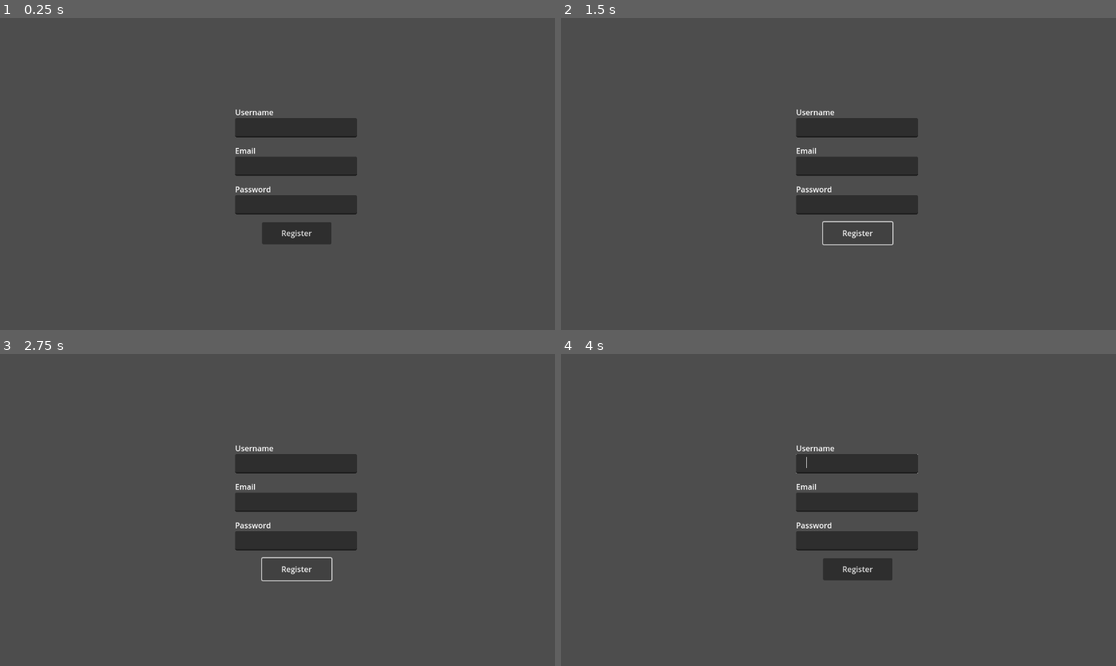
Above: before the commit, frames 1-4 (two rows, left to right).
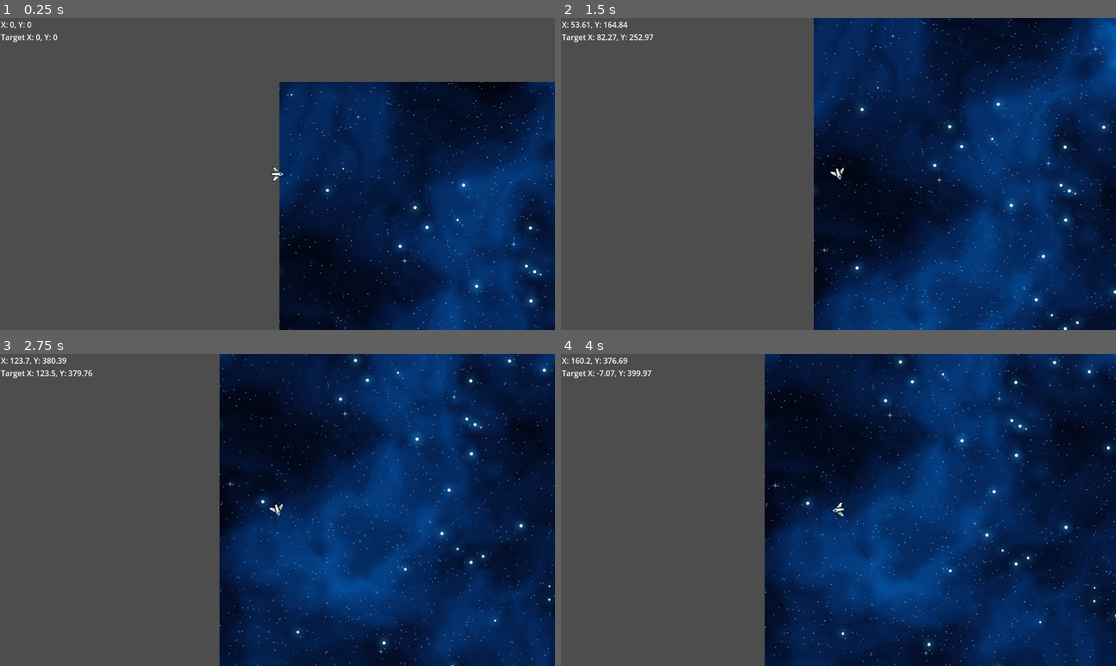
Above: after the commit, the same moments.

Repository: Mopcho/nebulariders-server
Game: Godot game, scene res://main_scene.tscn
Same seed, same stepped clock (60 frames per second), same inputs: the game is played once before the commit and once after it.
Inputs (mouse positions are in pixels of both pictures, inside the frame that each line leads up to):
- Up to frame 1 (0.25 s): no input
- Up to frame 2 (1.5 s): click (855, 233) at 0.5 s, where only the run before the commit has a clickable "Register"; click (855, 233) at 1.25 s, where only the run before the commit has a clickable "Register"
- Up to frame 3 (2.75 s): click (294, 569) at 2 s, where only the run before the commit has a clickable "Register"
- Up to frame 4 (4 s): move the mouse to (960, 494) at 2.77 s; hold Tab (ui_focus_next) 2.78-3.53 s; click (960, 494) at 3.05 s; move the mouse to (727, 525) at 3.52 s; click (727, 525) at 3.6 s; tap Tab (ui_focus_next) at 3.8 s

The runs differ from the first frame. In frame 1, 41% of the frame differs, in the area x 0-100%, y 1-100%; in frame 2, 55%; in frame 3, 61%; in frame 4, 64%, in the area x 0-100%, y 0-100%.

Commit message:
implement basic multiplayer

Diff:
--- /dev/null
+++ b/client/auth_scene.gd
@@ -0,0 +1,66 @@
+extends Node2D
+
+const JSON_HEADERS = ["Content-Type: application/json"];
+const BASE_URL = "http://localhost:8081";
+
+var register_request = HTTPRequest.new()
+var login_request = HTTPRequest.new();
+
+func _ready():
+	add_child(register_request);
+	add_child(login_request);
+
+	register_request.connect("request_completed", self._on_register_request_completed)
+	login_request.connect("request_completed", self._on_login_request_completed)
+	$LoginUI.show();
+
+func _on_login_ui_register_here_pressed():
+	$RegisterUI.show()
+	$LoginUI.hide()
+
+func _on_register_ui_sign_here_pressed():
+	$LoginUI.show()
+	$RegisterUI.hide()
+
+func _on_register_ui_submit(username: String, email: String, password: String):
+	print("POST /api/auth/register")
+	var url = "{BASE_URL}/api/auth/register".format({"BASE_URL": BASE_URL})
+
+	var register_data = JSON.new().stringify(
+		{
+			"username": username,
+			"email": email,
+			"password": password
+		}
+	)
+
+	print(register_data)
+
+	register_request.request(url, JSON_HEADERS, HTTPClient.METHOD_POST, register_data);
+
+func _on_login_ui_submit(email: String, password: String):
+	print("POST /api/auth/login")
+	var url = "{BASE_URL}/api/auth/login".format({"BASE_URL": BASE_URL})
+
+	var login_data = JSON.new().stringify(
+		{
+			"email": email,
+			"password": password
+		}
+	)
+
+	print(login_data)
+
+	login_request.request(url, JSON_HEADERS, HTTPClient.METHOD_POST, login_data);
+
+func _on_register_request_completed(result, response_code, headers, body):
+	print(JSON.parse_string(body.get_string_from_utf8()))
+	if (response_code == 200):
+		$LoginUI.show()
+		$RegisterUI.hide();
+		print("REGISTRETED")
+
+func _on_login_request_completed(result, response_code, headers, body):
+	print(JSON.parse_string(body.get_string_from_utf8()))
+	if (response_code == 200):
+		get_tree().change_scene_to_file("res://world/world.tscn");
--- /dev/null
+++ b/client/auth_scene.tscn
@@ -0,0 +1,30 @@
+[gd_scene load_steps=5 format=3 uid="uid://dfaj7m3ohel21"]
+
+[ext_resource type="Script" path="res://auth_scene.gd" id="1_04dgd"]
+[ext_resource type="PackedScene" uid="uid://8vpsxtdoiey6" path="res://ui/register_ui.tscn" id="1_bcyd7"]
+[ext_resource type="PackedScene" uid="uid://cs6yncyn445ab" path="res://ui/login_ui.tscn" id="2_atjh1"]
+[ext_resource type="PackedScene" uid="uid://douecpevtalxx" path="res://ui/parallax_background.tscn" id="4_1f847"]
+
+[node name="AuthScene" type="Node2D"]
+script = ExtResource("1_04dgd")
+
+[node name="RegisterUI" parent="." instance=ExtResource("1_bcyd7")]
+visible = false
+offset_left = 572.0
+offset_top = 344.0
+offset_right = 572.0
+offset_bottom = 344.0
+
+[node name="LoginUI" parent="." instance=ExtResource("2_atjh1")]
+visible = false
+offset_left = 572.0
+offset_top = 344.0
+offset_right = 572.0
+offset_bottom = 344.0
+
+[node name="ParallaxBackground" parent="." instance=ExtResource("4_1f847")]
+
+[connection signal="sign_here_pressed" from="RegisterUI" to="." method="_on_register_ui_sign_here_pressed"]
+[connection signal="submit" from="RegisterUI" to="." method="_on_register_ui_submit"]
+[connection signal="register_here_pressed" from="LoginUI" to="." method="_on_login_ui_register_here_pressed"]
+[connection signal="submit" from="LoginUI" to="." method="_on_login_ui_submit"]
--- a/client/main_scene.tscn
+++ b/client/main_scene.tscn
@@ -5,7 +5,7 @@
 
 # Called when the node enters the scene tree for the first time.
 func _ready():
-	get_tree().change_scene_to_file(\"res://ui/register_ui.tscn\")
+	get_tree().change_scene_to_file(\"res://world/world.tscn\")
 
 # Called every frame. 'delta' is the elapsed time since the previous frame.
 func _process(delta):
--- a/client/project.godot
+++ b/client/project.godot
@@ -14,3 +14,11 @@
 run/main_scene="res://main_scene.tscn"
 config/features=PackedStringArray("4.2", "Forward Plus")
 config/icon="res://icon.svg"
+
+[input]
+
+left_mouse={
+"deadzone": 0.5,
+"events": [Object(InputEventMouseButton,"resource_local_to_scene":false,"resource_name":"","device":-1,"window_id":0,"alt_pressed":false,"shift_pressed":false,"ctrl_pressed":false,"meta_pressed":false,"button_mask":0,"position":Vector2(0, 0),"global_position":Vector2(0, 0),"factor":1.0,"button_index":1,"canceled":false,"pressed":false,"double_click":false,"script":null)
+]
+}
--- a/client/test_script.gd
+++ /dev/null
@@ -1,11 +0,0 @@
-extends Node2D
-
-
-# Called when the node enters the scene tree for the first time.
-func _ready():
-	pass # Replace with function body.
-
-
-# Called every frame. 'delta' is the elapsed time since the previous frame.
-func _process(delta):
-	pass
--- /dev/null
+++ b/client/ui/ParallaxBackground.gd
@@ -0,0 +1,7 @@
+extends ParallaxBackground
+
+@export var scroll_speed: Vector2 = Vector2(20,0);
+
+# Called every frame. 'delta' is the elapsed time since the previous frame.
+func _process(delta):
+	self.scroll_offset += scroll_speed * delta;
--- a/client/ui/login_ui.gd
+++ b/client/ui/login_ui.gd
@@ -1,33 +1,21 @@
 extends Control
 
-var http_request = HTTPRequest.new()
-
-const JSON_HEADERS = ["Content-Type: application/json"];
-const BASE_URL = "http://localhost:8081";
+signal submit(email: String, password: String)
+signal register_here_pressed
 
 func _ready():
-	add_child(http_request)
-	http_request.request_completed.connect(self._on_request_completed)
-
-func _on_request_completed(result, response_code, headers, body):
-	var json = JSON.parse_string(body.get_string_from_utf8())
-
-	if response_code == 200:
-		print("YOU ARE NOW LOGGED!")
+	$EmailInput.grab_focus()
 
 func _on_submit():
-	print("POST /api/auth/login")
-	var url = "{BASE_URL}/api/auth/login".format({"BASE_URL": BASE_URL})
+	submit.emit($EmailInput.text, $PasswordInput.text)
 
-	var login_data = JSON.new().stringify(
-		{
-			"email": $EmailInput.text,
-			"password": $PasswordInput.text
-		}
-	)
+func _on_register_here():
+	register_here_pressed.emit()
 
-	print(login_data)
-
-	var result = http_request.request(url, JSON_HEADERS, HTTPClient.METHOD_POST, login_data);
-
-	print(result);
+func _on_gui_input_forbid_tab(event, next_node, prev_node):
+	if (event.is_action_pressed("ui_focus_prev")):
+		get_node(prev_node).grab_focus()
+		self.accept_event()
+	elif (event.is_action_pressed("ui_focus_next")):
+		get_node(next_node).grab_focus()
+		self.accept_event()
--- a/client/ui/login_ui.tscn
+++ b/client/ui/login_ui.tscn
@@ -1,6 +1,9 @@
-[gd_scene load_steps=2 format=3 uid="uid://cs6yncyn445ab"]
+[gd_scene load_steps=3 format=3 uid="uid://cs6yncyn445ab"]
 
 [ext_resource type="Script" path="res://ui/login_ui.gd" id="1_t6m8b"]
+
+[sub_resource type="LabelSettings" id="LabelSettings_e44mb"]
+font_size = 10
 
 [node name="LoginUI" type="Control"]
 layout_mode = 3
@@ -13,7 +16,7 @@
 grow_vertical = 2
 script = ExtResource("1_t6m8b")
 
-[node name="Button3" type="Button" parent="."]
+[node name="SubmitButton" type="Button" parent="."]
 layout_mode = 0
 offset_left = -32.0
 offset_top = 20.0
@@ -26,14 +29,15 @@
 layout_mode = 0
 offset_left = -88.0
 offset_top = -116.0
-offset_right = 165.0
+offset_right = 168.0
 offset_bottom = -76.0
+focus_next = NodePath("../PasswordInput")
 
 [node name="PasswordInput" type="TextEdit" parent="."]
 layout_mode = 0
 offset_left = -88.0
 offset_top = -36.0
-offset_right = 165.0
+offset_right = 168.0
 offset_bottom = 4.0
 
 [node name="Label" type="Label" parent="."]
@@ -52,4 +56,25 @@
 offset_bottom = -37.0
 text = "Password"
 
-[connection signal="pressed" from="Button3" to="." method="_on_submit"]
+[node name="Label4" type="Label" parent="."]
+layout_mode = 0
+offset_left = -48.0
+offset_top = 84.0
+offset_right = 72.0
+offset_bottom = 100.0
+text = "Don't have an account ?"
+label_settings = SubResource("LabelSettings_e44mb")
+
+[node name="LinkButton" type="LinkButton" parent="."]
+layout_mode = 0
+offset_left = 72.0
+offset_top = 84.0
+offset_right = 138.0
+offset_bottom = 100.0
+theme_override_font_sizes/font_size = 10
+text = "Register Here"
+
+[connection signal="pressed" from="SubmitButton" to="." method="_on_submit"]
+[connection signal="gui_input" from="EmailInput" to="." method="_on_gui_input_forbid_tab" binds= [NodePath("./PasswordInput"), NodePath("")]]
+[connection signal="gui_input" from="PasswordInput" to="." method="_on_gui_input_forbid_tab" binds= [NodePath("./SubmitButton"), NodePath("./EmailInput")]]
+[connection signal="pressed" from="LinkButton" to="." method="_on_register_here"]
--- /dev/null
+++ b/client/ui/parallax_background.tscn
@@ -0,0 +1,37 @@
+[gd_scene load_steps=5 format=3 uid="uid://douecpevtalxx"]
+
+[ext_resource type="Script" path="res://ui/ParallaxBackground.gd" id="1_58qcw"]
+[ext_resource type="Texture2D" uid="uid://cyy5rdst2047v" path="res://assets/bg/Blue_Nebula_08-1024x1024.png" id="2_e38re"]
+[ext_resource type="Texture2D" uid="uid://dxksrga7vebpc" path="res://assets/bg/Starfield_03-1024x1024.png" id="3_lcqjh"]
+
+[sub_resource type="CanvasItemMaterial" id="CanvasItemMaterial_uqno6"]
+blend_mode = 1
+
+[node name="ParallaxBackground" type="ParallaxBackground"]
+script = ExtResource("1_58qcw")
+
+[node name="ParallaxLayer" type="ParallaxLayer" parent="."]
+texture_repeat = 2
+position = Vector2(512, 382)
+motion_mirroring = Vector2(2048, 0)
+
+[node name="Sprite2D" type="Sprite2D" parent="ParallaxLayer"]
+texture_repeat = 3
+position = Vector2(1536, 1666)
+texture = ExtResource("2_e38re")
+region_enabled = true
+region_rect = Rect2(0, 0, 4096, 4096)
+
+[node name="ParallaxLayer2" type="ParallaxLayer" parent="."]
+texture_repeat = 2
+position = Vector2(512, 1082)
+motion_scale = Vector2(0.5, 0.5)
+motion_mirroring = Vector2(2048, 0)
+
+[node name="Sprite2D" type="Sprite2D" parent="ParallaxLayer2"]
+texture_repeat = 2
+material = SubResource("CanvasItemMaterial_uqno6")
+position = Vector2(1536, 966)
+texture = ExtResource("3_lcqjh")
+region_enabled = true
+region_rect = Rect2(0, 0, 4096, 4096)
--- a/client/ui/register_ui.gd
+++ b/client/ui/register_ui.gd
@@ -1,34 +1,21 @@
 extends Control
 
-var http_request = HTTPRequest.new()
-
-const JSON_HEADERS = ["Content-Type: application/json"];
-const BASE_URL = "http://localhost:8081";
+signal submit(username: String, email: String, password: String)
+signal sign_here_pressed
 
 func _ready():
-	add_child(http_request)
-	http_request.request_completed.connect(self._on_request_completed)
-
-func _on_request_completed(result, response_code, headers, body):
-	var json = JSON.parse_string(body.get_string_from_utf8())
-
-	if response_code == 200:
-		get_tree().change_scene_to_file("res://ui/login_ui.tscn")
+	$UsernameInput.grab_focus()
 
 func _on_submit():
-	print("POST /api/auth/register")
-	var url = "{BASE_URL}/api/auth/register".format({"BASE_URL": BASE_URL})
+	submit.emit($UsernameInput.text, $EmailInput.text, $PasswordInput.text)
 
-	var register_data = JSON.new().stringify(
-		{
-			"username": $UsernameInput.text,
-			"email": $EmailInput.text,
-			"password": $PasswordInput.text
-		}
-	)
+func _on_sign_here():
+	sign_here_pressed.emit()
 
-	print(register_data)
-
-	var result = http_request.request(url, JSON_HEADERS, HTTPClient.METHOD_POST, register_data);
-
-	print(result);
+func _on_gui_input_forbid_tab(event, next_node, prev_node):
+	if (event.is_action_pressed("ui_focus_prev")):
+		get_node(prev_node).grab_focus()
+		self.accept_event()
+	elif (event.is_action_pressed("ui_focus_next")):
+		get_node(next_node).grab_focus()
+		self.accept_event()
--- a/client/ui/register_ui.tscn
+++ b/client/ui/register_ui.tscn
@@ -1,6 +1,9 @@
-[gd_scene load_steps=2 format=3 uid="uid://8vpsxtdoiey6"]
+[gd_scene load_steps=3 format=3 uid="uid://8vpsxtdoiey6"]
 
 [ext_resource type="Script" path="res://ui/register_ui.gd" id="1_y5acc"]
+
+[sub_resource type="LabelSettings" id="LabelSettings_on73l"]
+font_size = 10
 
 [node name="RegisterUI" type="Control"]
 layout_mode = 3
@@ -13,12 +16,13 @@
 grow_vertical = 2
 script = ExtResource("1_y5acc")
 
-[node name="Button3" type="Button" parent="."]
+[node name="SubmitButton" type="Button" parent="."]
 layout_mode = 0
-offset_left = -32.0
+offset_left = -40.0
 offset_top = 100.0
-offset_right = 112.0
+offset_right = 104.0
 offset_bottom = 146.0
+focus_previous = NodePath("../PasswordInput")
 mouse_default_cursor_shape = 2
 text = "Register
 "
@@ -27,22 +31,27 @@
 layout_mode = 0
 offset_left = -88.0
 offset_top = -116.0
-offset_right = 165.0
+offset_right = 168.0
 offset_bottom = -76.0
+focus_next = NodePath("../EmailInput")
 
 [node name="EmailInput" type="TextEdit" parent="."]
 layout_mode = 0
 offset_left = -88.0
 offset_top = -36.0
-offset_right = 165.0
+offset_right = 168.0
 offset_bottom = 4.0
+focus_next = NodePath("../PasswordInput")
+focus_previous = NodePath(".")
 
 [node name="PasswordInput" type="TextEdit" parent="."]
 layout_mode = 0
 offset_left = -88.0
 offset_top = 44.0
-offset_right = 165.0
+offset_right = 168.0
 offset_bottom = 84.0
+focus_next = NodePath("../SubmitButton")
+focus_previous = NodePath("../EmailInput")
 
 [node name="Label" type="Label" parent="."]
 layout_mode = 0
@@ -68,4 +77,26 @@
 offset_bottom = 43.0
 text = "Password"
 
-[connection signal="pressed" from="Button3" to="." method="_on_submit"]
+[node name="Label4" type="Label" parent="."]
+layout_mode = 0
+offset_left = -56.0
+offset_top = 156.0
+offset_right = 72.0
+offset_bottom = 172.0
+text = "Already have an account ?"
+label_settings = SubResource("LabelSettings_on73l")
+
+[node name="LinkButton" type="LinkButton" parent="."]
+layout_mode = 0
+offset_left = 72.0
+offset_top = 156.0
+offset_right = 120.0
+offset_bottom = 172.0
+theme_override_font_sizes/font_size = 10
+text = "Sign Here"
+
+[connection signal="pressed" from="SubmitButton" to="." method="_on_submit"]
+[connection signal="gui_input" from="UsernameInput" to="." method="_on_gui_input_forbid_tab" binds= [NodePath("./EmailInput"), NodePath("")]]
+[connection signal="gui_input" from="EmailInput" to="." method="_on_gui_input_forbid_tab" binds= [NodePath("./PasswordInput"), NodePath("./UsernameInput")]]
+[connection signal="gui_input" from="PasswordInput" to="." method="_on_gui_input_forbid_tab" binds= [NodePath("./SubmitButton"), NodePath("./EmailInput")]]
+[connection signal="pressed" from="LinkButton" to="." method="_on_sign_here"]
--- /dev/null
+++ b/client/world/Entities.gd
@@ -0,0 +1,22 @@
+extends Node2D
+
+const PLAYER_ID = "b6023e05-5aec-40b8-9500-9d6f3b949d7c";
+
+var OtherPlayer = preload("res://world/OtherPlayer.tscn")
+
+var ENTITIES = {}
+
+func _on_world_websocket_packet(packed: PackedByteArray):
+	var message = JSON.parse_string(packed.get_string_from_utf8())
+	var players = message["players"]
+
+	for playerId in players:
+		if (playerId == PLAYER_ID):
+			continue
+		if !ENTITIES.has(playerId):
+			var otherPlayerInstance = OtherPlayer.instantiate()
+			ENTITIES[playerId] = otherPlayerInstance
+			add_child(otherPlayerInstance)
+		var server_player = players[playerId]
+		var local_player = ENTITIES[playerId]
+		local_player.position = Vector2(server_player["x"], server_player["y"])
--- /dev/null
+++ b/client/world/OtherPlayer.tscn
@@ -0,0 +1,8 @@
+[gd_scene load_steps=2 format=3 uid="uid://bc2wukoipfpiw"]
+
+[ext_resource type="Texture2D" uid="uid://bbkyf22tq5bdc" path="res://assets/ship/Main Ship - Base - Full health.png" id="1_tmbvg"]
+
+[node name="OtherPlayer" type="Node2D"]
+
+[node name="Sprite2D" type="Sprite2D" parent="."]
+texture = ExtResource("1_tmbvg")
--- /dev/null
+++ b/client/world/Player.gd
@@ -0,0 +1,24 @@
+extends CharacterBody2D
+
+@export var speed = 200
+var target_position = self.position
+
+func _physics_process(delta):
+	$DebugLabel.text = "X: {x}, Y: {y}\nTarget X: {tx}, Y: {ty}".format(
+	{
+		"x": snapped(self.position.x, 0.01),
+		"y": snapped(self.position.y, 0.01),
+		"tx": snapped(target_position.x, 0.01),
+		"ty": snapped(target_position.y, 0.01)
+	})
+
+	if (Input.is_action_pressed("left_mouse")):
+		target_position = get_global_mouse_position()
+		$SpriteWrapper.look_at(target_position)
+
+	var direction = (target_position - global_position).normalized()
+	var distance = global_position.distance_to(target_position)
+
+	if distance > 2:
+		var velocity = direction * speed * delta
+		move_and_collide(velocity)
--- /dev/null
+++ b/client/world/report_position_to_ws.gd
@@ -0,0 +1,31 @@
+extends Node2D
+
+var network_tick_timer = Timer.new();
+var player: CharacterBody2D;
+var last_position: Vector2;
+var socket: WebSocketPeer;
+
+func _ready():
+	player = get_node(get_meta("PlayerNodePath"))
+
+	add_child(network_tick_timer);
+	network_tick_timer.connect("timeout", self._on_network_tick)
+	network_tick_timer.wait_time = 0.1;
+	network_tick_timer.autostart = false
+	network_tick_timer.start()
+
+func _on_network_tick():
+	var new_position = player.position;
+	if (last_position.x != new_position.x || last_position.y != new_position.y):
+		send_position_to_server(new_position)
+
+	last_position = new_position;
+
+func send_position_to_server(position):
+	var data = { "type": "position", "x": snapped(position.x, 0.1), "y": snapped(position.y, 0.1) }
+	var packet = JSON.stringify(data)
+	if (socket):
+		socket.put_packet(packet.to_utf8_buffer())
+
+func _on_world_websocket_open(socket):
+	self.socket = socket
--- /dev/null
+++ b/client/world/world.gd
@@ -0,0 +1,37 @@
+extends Node2D
+
+const WEBSOCKET_BASE_URL = "ws://localhost:8080";
+const TOKEN = 'eyJhbGciOiJIUzI1NiIsInR5cCI6IkpXVCJ9.eyJleHAiOjE3MjMyMzQ4NjQsInN1YiI6ImI2MDIzZTA1LTVhZWMtNDBiOC05NTAwLTlkNmYzYjk0OWQ3YyIsInVzZXJuYW1lIjoic3RvamFuIn0.iEWwITC66OYJC_ONaQZg576bFhzXziiWX3wAKTsJJQA'
+
+var socket = WebSocketPeer.new()
+
+var socket_is_open = false
+
+signal websocket_open(socket: WebSocketPeer)
+signal websocket_packet(packed: PackedByteArray)
+signal websocket_closed(code: int, reason: String)
+
+# Called when the node enters the scene tree for the first time.
+func _ready():
+	var url = "%s/ws?token=%s" % [WEBSOCKET_BASE_URL, TOKEN]
+	socket.connect_to_url(url)
+
+# Called every frame. 'delta' is the elapsed time since the previous frame.
+func _process(delta):
+	socket.poll()
+	var state = socket.get_ready_state()
+	if state == WebSocketPeer.STATE_OPEN:
+		if (!socket_is_open):
+			socket_is_open = true
+			self.websocket_open.emit(socket)
+		while socket.get_available_packet_count():
+			self.websocket_packet.emit(socket.get_packet())
+	elif state == WebSocketPeer.STATE_CLOSING:
+		# Keep polling to achieve proper close.
+		pass
+	elif state == WebSocketPeer.STATE_CLOSED:
+		var code = socket.get_close_code()
+		var reason = socket.get_close_reason()
+		self.websocket_closed.emit(code, reason)
+		print("WebSocket closed with code: %d, reason %s. Clean: %s" % [code, reason, code != -1])
+		set_process(false) # Stop processing.
--- /dev/null
+++ b/client/world/world.tscn
@@ -0,0 +1,49 @@
+[gd_scene load_steps=8 format=3 uid="uid://bwr0svqbmr25d"]
+
+[ext_resource type="Script" path="res://world/world.gd" id="1_5swk5"]
+[ext_resource type="Script" path="res://world/Player.gd" id="1_307qj"]
+[ext_resource type="Texture2D" uid="uid://bbkyf22tq5bdc" path="res://assets/ship/Main Ship - Base - Full health.png" id="2_w1i8a"]
+[ext_resource type="Script" path="res://world/report_position_to_ws.gd" id="3_4yxnr"]
+[ext_resource type="Texture2D" uid="uid://cyy5rdst2047v" path="res://assets/bg/Blue_Nebula_08-1024x1024.png" id="3_v0m4a"]
+[ext_resource type="Script" path="res://world/Entities.gd" id="6_8l18c"]
+
+[sub_resource type="CircleShape2D" id="CircleShape2D_npncn"]
+
+[node name="Node2D" type="Node2D"]
+script = ExtResource("1_5swk5")
+
+[node name="Player" type="CharacterBody2D" parent="."]
+script = ExtResource("1_307qj")
+
+[node name="DebugLabel" type="Label" parent="Player"]
+offset_left = -574.0
+offset_top = -322.0
+offset_right = -534.0
+offset_bottom = -299.0
+text = "debug"
+
+[node name="CollisionShape2D" type="CollisionShape2D" parent="Player"]
+shape = SubResource("CircleShape2D_npncn")
+
+[node name="Camera2D" type="Camera2D" parent="Player"]
+
+[node name="SpriteWrapper" type="Node2D" parent="Player"]
+
+[node name="Sprite2D" type="Sprite2D" parent="Player/SpriteWrapper"]
+rotation = 1.5708
+texture = ExtResource("2_w1i8a")
+
+[node name="ReportPositionToWS" type="Node2D" parent="Player"]
+script = ExtResource("3_4yxnr")
+metadata/PlayerNodePath = NodePath("..")
+
+[node name="BlueNebula08-1024x1024" type="Sprite2D" parent="."]
+z_index = -1
+position = Vector2(516, 321)
+texture = ExtResource("3_v0m4a")
+
+[node name="Entities" type="Node2D" parent="."]
+script = ExtResource("6_8l18c")
+
+[connection signal="websocket_open" from="." to="Player/ReportPositionToWS" method="_on_world_websocket_open"]
+[connection signal="websocket_packet" from="." to="Entities" method="_on_world_websocket_packet"]
Binary file added: client/assets/bg/Blue_Nebula_08-1024x1024.png
Not shown, added: client/assets/bg/Blue_Nebula_08-1024x1024.png.import
Binary file added: client/assets/bg/Starfield_03-1024x1024.png
Not shown, added: client/assets/bg/Starfield_03-1024x1024.png.import
Binary file added: client/assets/font/RobotoMono-Medium.ttf
Not shown, added: client/assets/font/RobotoMono-Medium.ttf.import
Binary file added: client/assets/ship/Main Ship - Base - Full health.png
Not shown, added: client/assets/ship/Main Ship - Base - Full health.png.import
